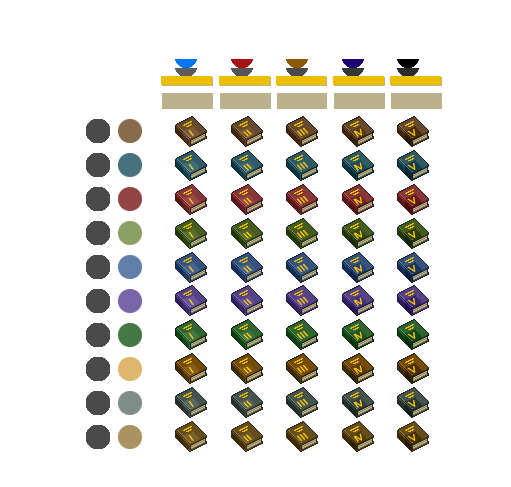
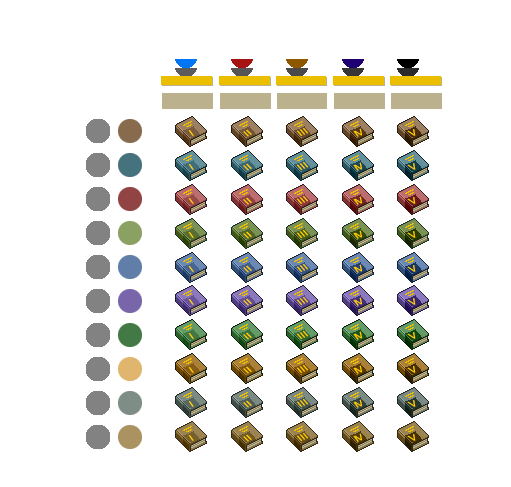
Layer changes from the first w=511, h=487 image to the second:
painted on "cover darkener" over (x1=86, y1=117, x2=428, y2=450)
